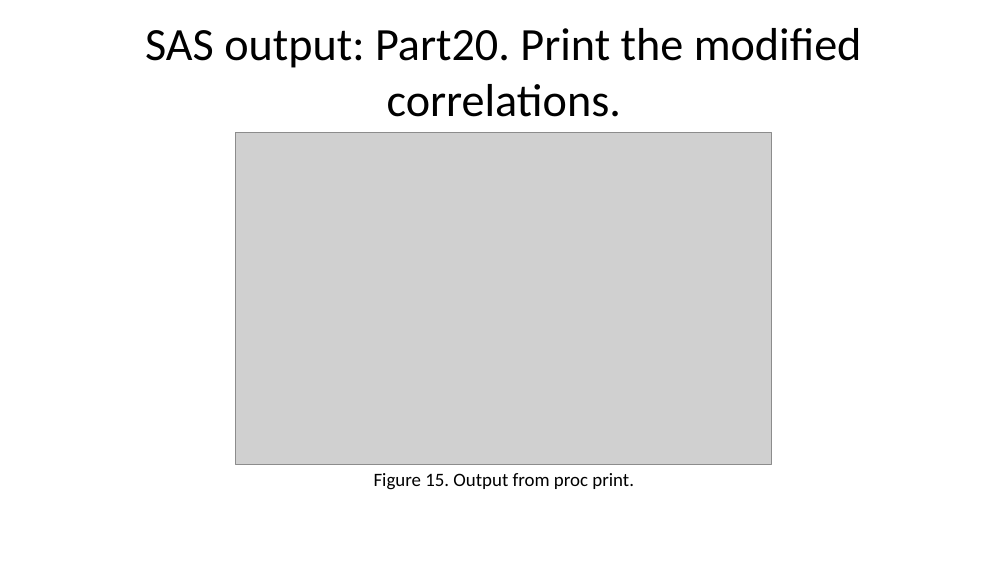
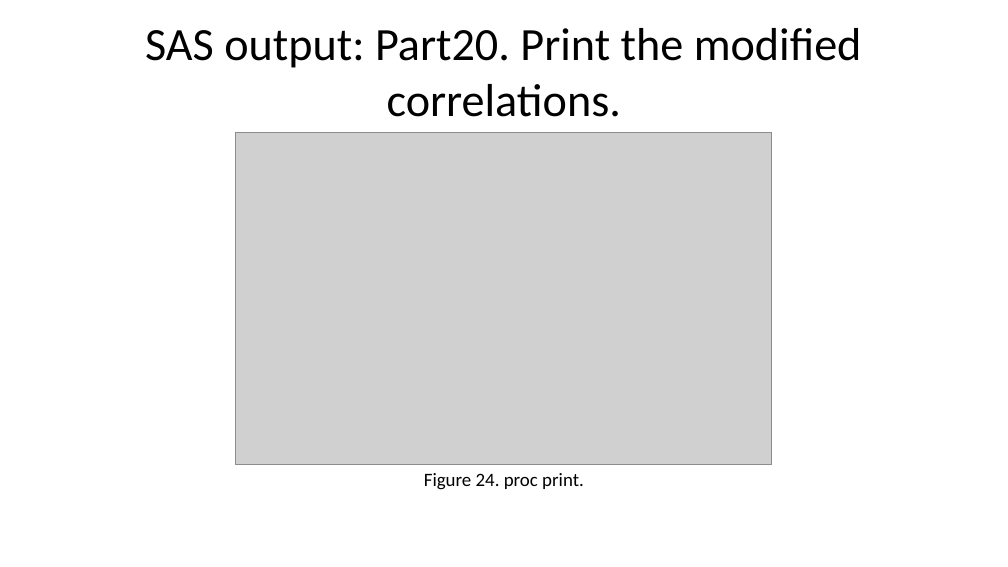
Before and after one commit to pmean/introduction-to-SAS, a slide deck: slide 74 of results/5507-02-simon-slides-and-speaker-notes.pptx (slide 67 before the commit). Drawn at 1008x567 pixels with LibreOffice and Linux fonts; fonts in the diff are those of the drawing; grey boxes stand for pictures. Boxes give left, top, right and bottom in pixels: in the first picture for what was removed or moved away, otherwise in the second. Text is boxed around its words. In the diff, an @@ line names an element or a change of style, - is before the commit and + after.

```diff
--- a/results/5507-02-simon-slides-and-speaker-notes.pptx
+++ b/results/5507-02-simon-slides-and-speaker-notes.pptx
@@ text at (424,473,584,490): text changed @@
-Figure 15. Output from proc print.
+Figure 24. proc print.
```
Also in this commit, not shown: 22 other slides changed, 13 slides added, 7 slides removed, 39 other files.
